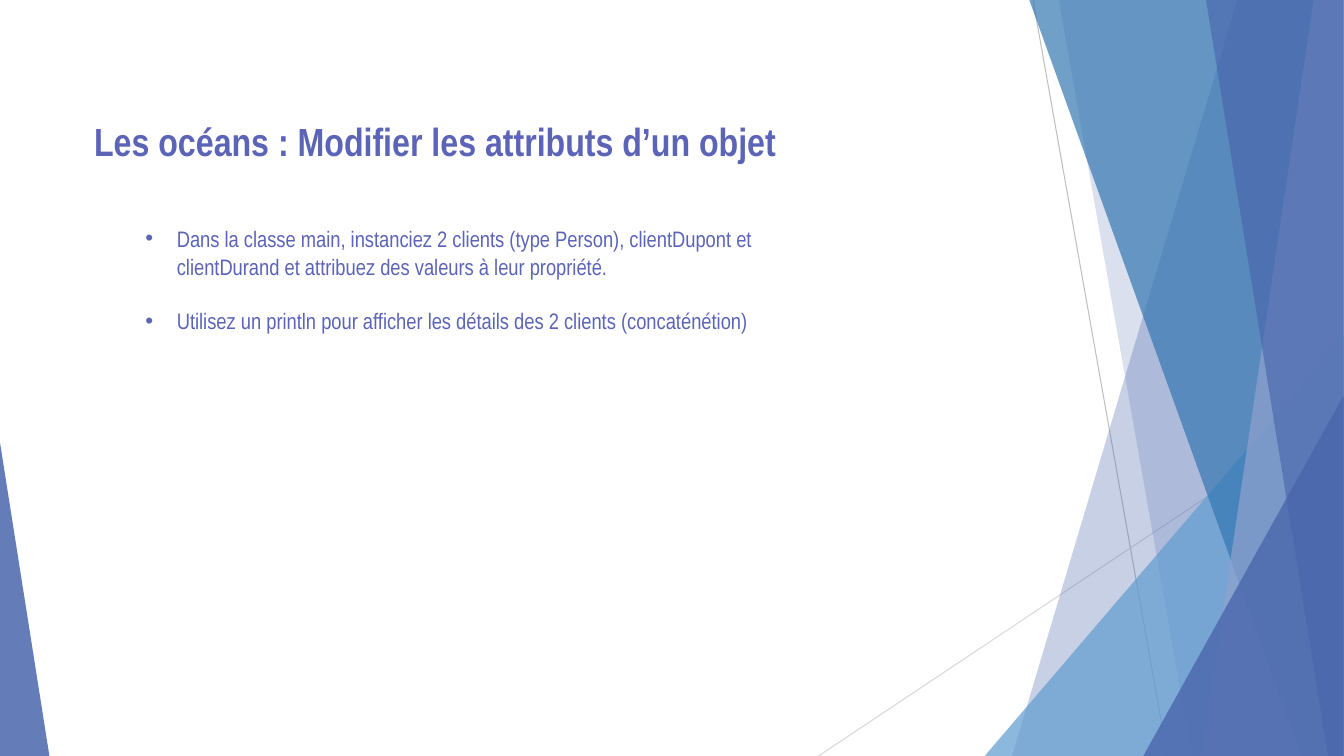
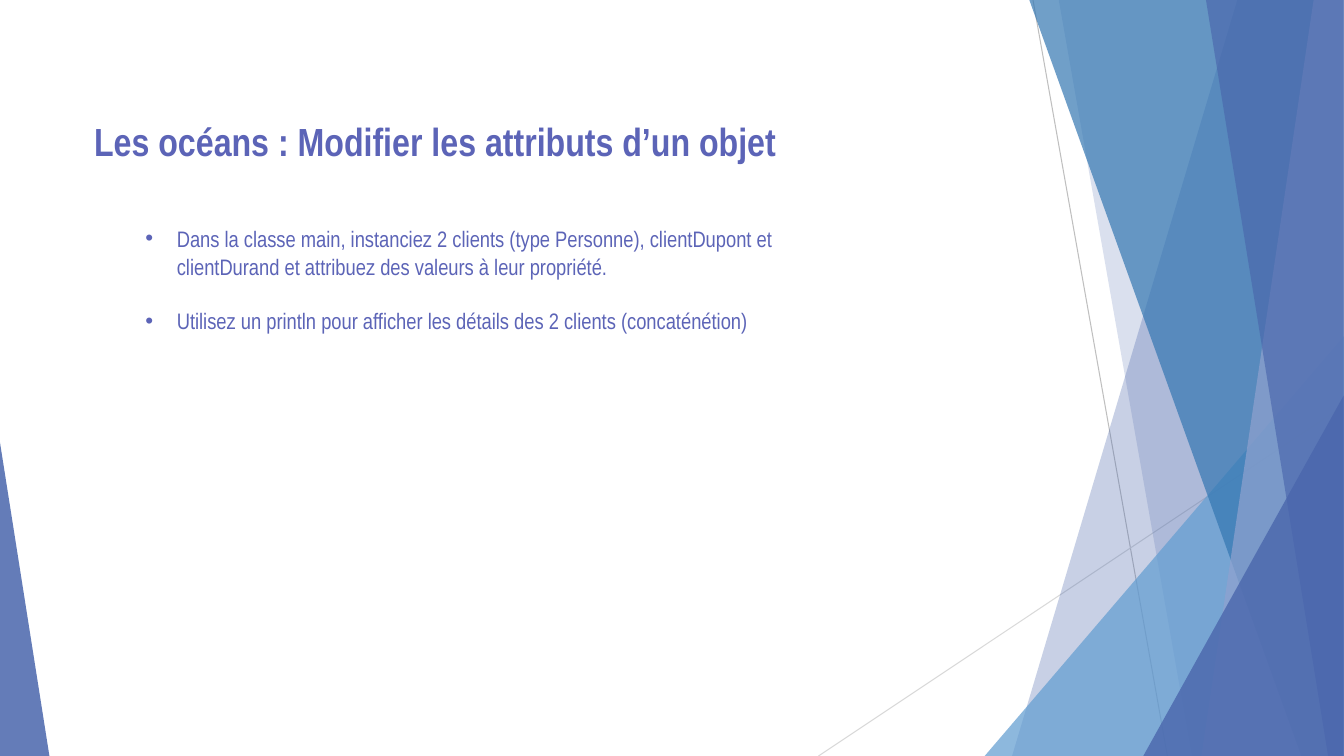
Before and after one commit to LucxxM/CoursAfpaFredBackUp, a slide deck: slide 11 of cours/Proget oceans_Exercices.pptx. Drawn at 1344x756 pixels with LibreOffice and Linux fonts; fonts in the diff are those of the drawing. Boxes give left, top, right and bottom in pixels: in the first picture for what was removed or moved away, otherwise in the second. Text is boxed around its words. In the diff, an @@ line names an element or a change of style, - is before the commit and + after.

```diff
--- a/cours/Proget oceans_Exercices.pptx
+++ b/cours/Proget oceans_Exercices.pptx
@@ text at (177, 231, 772, 280): text changed @@
-• Dans la classe main, instanciez 2 clients (type Person), clientDupont et clientDurand et attribuez des valeurs à leur propriété.
+• Dans la classe main, instanciez 2 clients (type Personne), clientDupont et clientDurand et attribuez des valeurs à leur propriété.
```
Also in this commit, not shown: 3 other slides changed, 11 slides added, 21 other files.
